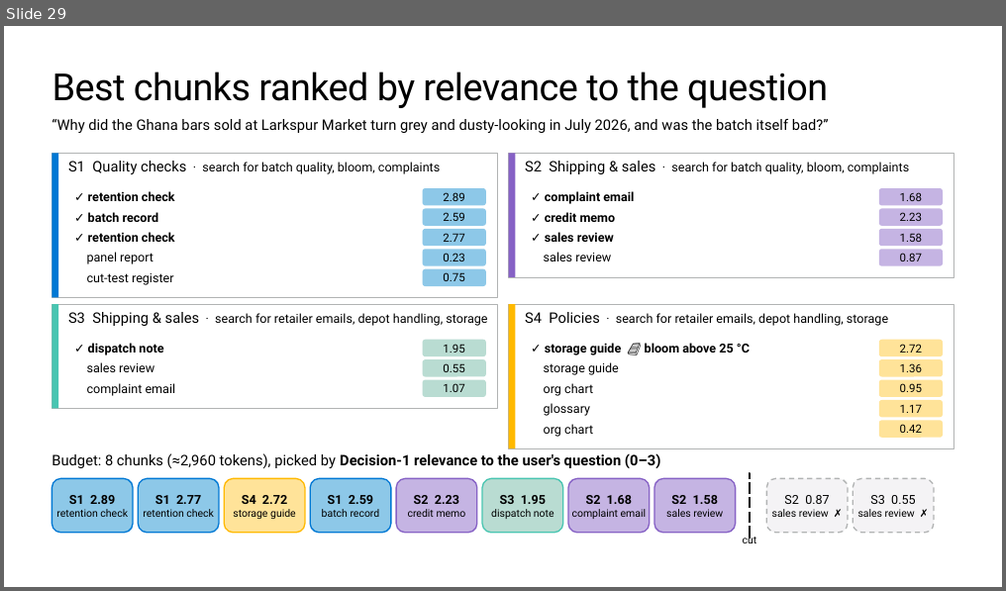
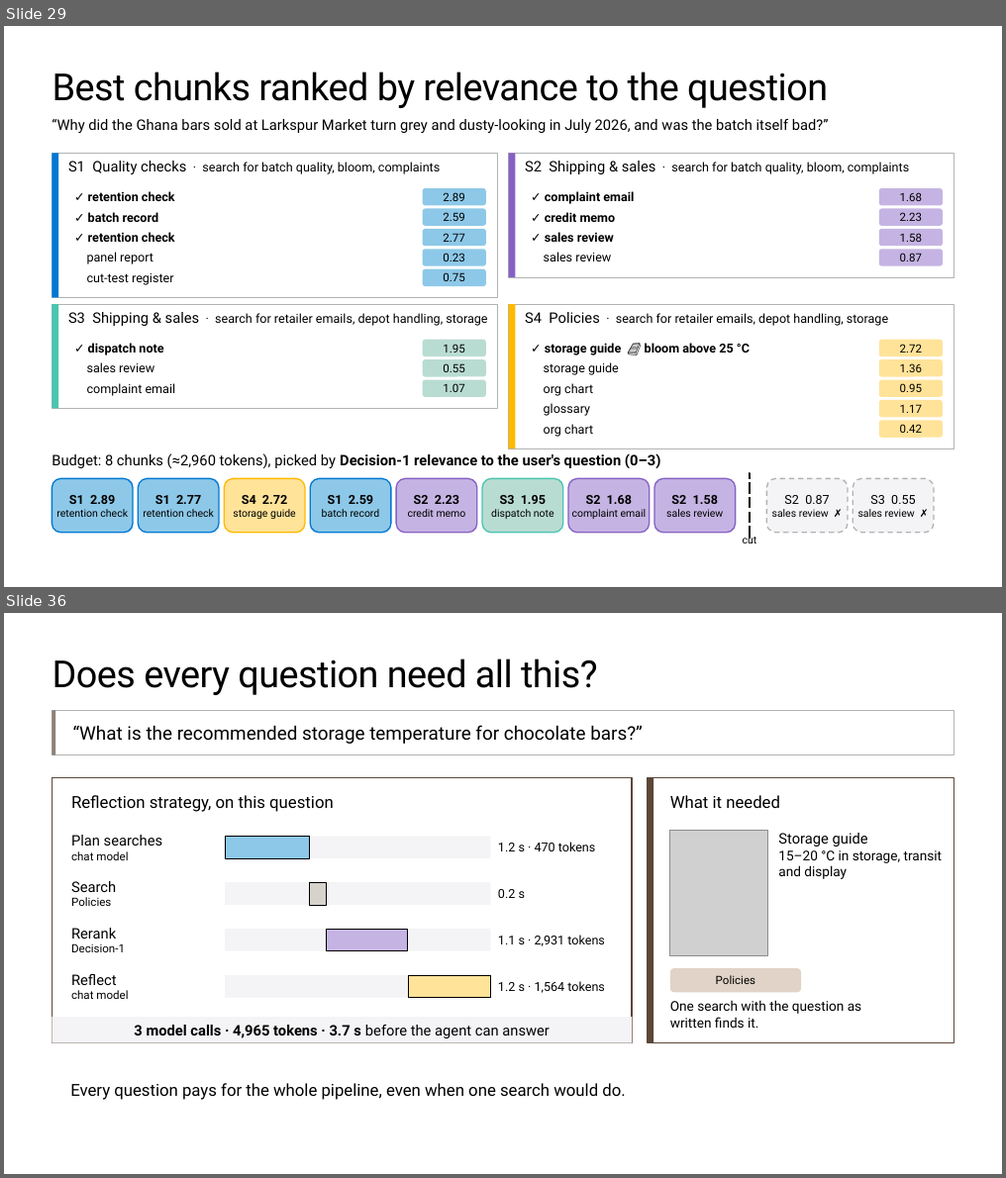
Before and after one commit to microsoft/ignite26-BRK300-building-agentic-retrieval-from-diy-to-foundry-iq, a slide deck: IgniteBRK300-WorkingDeck.pptx. Shown one above the other, each under a label of ours: slide 29 before the commit, slides 29 and 36 after it; the slides between them are not shown. The pictures are 1006x591 and 1006x1178 pixels, drawn with LibreOffice and Linux fonts; fonts in the diff are those of the drawing; grey boxes stand for pictures; background and template pictures are left out. Boxes give left, top, right and bottom in pixels: in the first picture for what was removed or moved away, otherwise in the second. Text is boxed around its words. In the diff, an @@ line names an element or a change of style, - is before the commit and + after.

```diff
--- a/IgniteBRK300-WorkingDeck.pptx
+++ b/IgniteBRK300-WorkingDeck.pptx
@@ slide 36 added at (4,613,1002,1174), background #FFFFFF @@
@@ title added at (53,659,598,695), 36 pt, text #000000 @@
+Does every question need all this?
@@ rectangle added at (52,710,954,756), fill #FFFFFF, outline #B1B3B3 1 pt @@
@@ rectangle added at (52,710,55,756), fill #8C8279 @@
@@ text added at (73,725,643,744), 18 pt, text #000000 @@
+“What is the recommended storage temperature for chocolate bars?”
@@ rectangle added at (52,777,632,1044), fill #FFFFFF, outline #5C4738 1.5 pt @@
@@ rectangle added at (648,777,954,1044), fill #FFFFFF, outline #5C4738 1.5 pt @@
@@ rectangle added at (648,777,653,1044), fill #5C4738 @@
@@ text added at (71,795,334,812), 16 pt, text #000000 @@
+Reflection strategy, on this question
@@ text added at (670,795,780,808), 16 pt, text #000000 @@
+What it needed
@@ text added at (71,835,162,861), 14 pt, text #000000 @@
+Plan searches
+chat model
@@ rectangle added at (225,836,491,859), fill #F4F3F5 @@
@@ rectangle added at (225,836,310,859), fill #8DC8E8, outline #000000 0.5 pt @@
@@ text added at (498,842,596,852), 12 pt, text #000000 @@
+1.2 s · 470 tokens
@@ picture added at (670,830,767,956) @@
@@ text added at (778,833,943,879), 13 pt, text #000000 @@
+Storage guide
+15–20 °C in storage, transit and display
@@ text added at (71,881,116,906), 11 pt, text #000000 @@
+Search
+Policies
@@ rectangle added at (225,882,491,905), fill #F4F3F5 @@
@@ rectangle added at (310,882,327,905), fill #D7D2CB, outline #000000 0.5 pt @@
@@ text added at (498,889,525,898), 12 pt, text #000000 @@
+0.2 s
@@ text added at (71,928,125,953), 11 pt, text #000000 @@
+Rerank
+Decision-1
@@ rectangle added at (225,929,491,952), fill #F4F3F5 @@
@@ rectangle added at (327,929,408,952), fill #C5B4E3, outline #000000 0.5 pt @@
@@ text added at (498,935,605,947), 12 pt, text #000000 @@
+1.1 s · 2,931 tokens
@@ rounded rectangle added at (670,968,801,992), fill #E1D3C7, 11 pt, text #000000 @@
+Policies
@@ text added at (71,974,128,999), 11 pt, text #000000 @@
+Reflect
+chat model
@@ rectangle added at (225,975,491,998), fill #F4F3F5 @@
@@ rectangle added at (408,975,491,998), fill #FFE399, outline #000000 0.5 pt @@
@@ text added at (498,981,605,993), 12 pt, text #000000 @@
+1.2 s · 1,564 tokens
@@ rectangle added at (52,1017,632,1044), fill #F4F3F5, 14 pt, text #000000, bold @@
+3 model calls · 4,965 tokens · 3.7 s before the agent can answer
@@ text added at (670,1000,861,1028), 13 pt, text #000000 @@
+One search with the question as written finds it.
@@ text added at (70,1083,625,1100), 16 pt, text #000000 @@
+Every question pays for the whole pipeline, even when one search would do.
```
Also in this commit, not shown: 9 other slides added, 10 slides removed, 1 other file.
